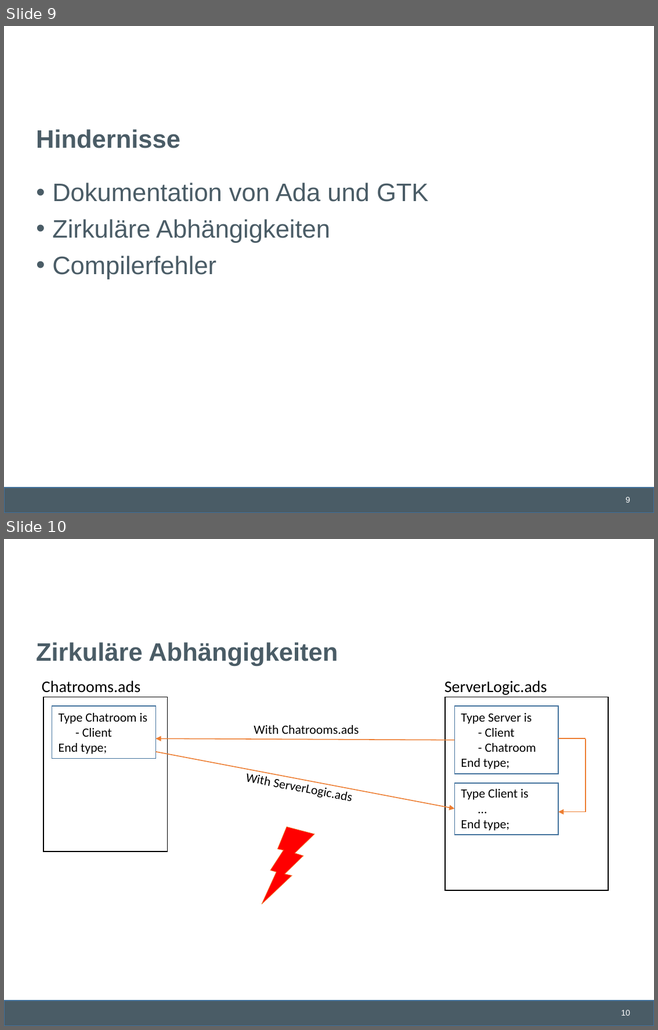
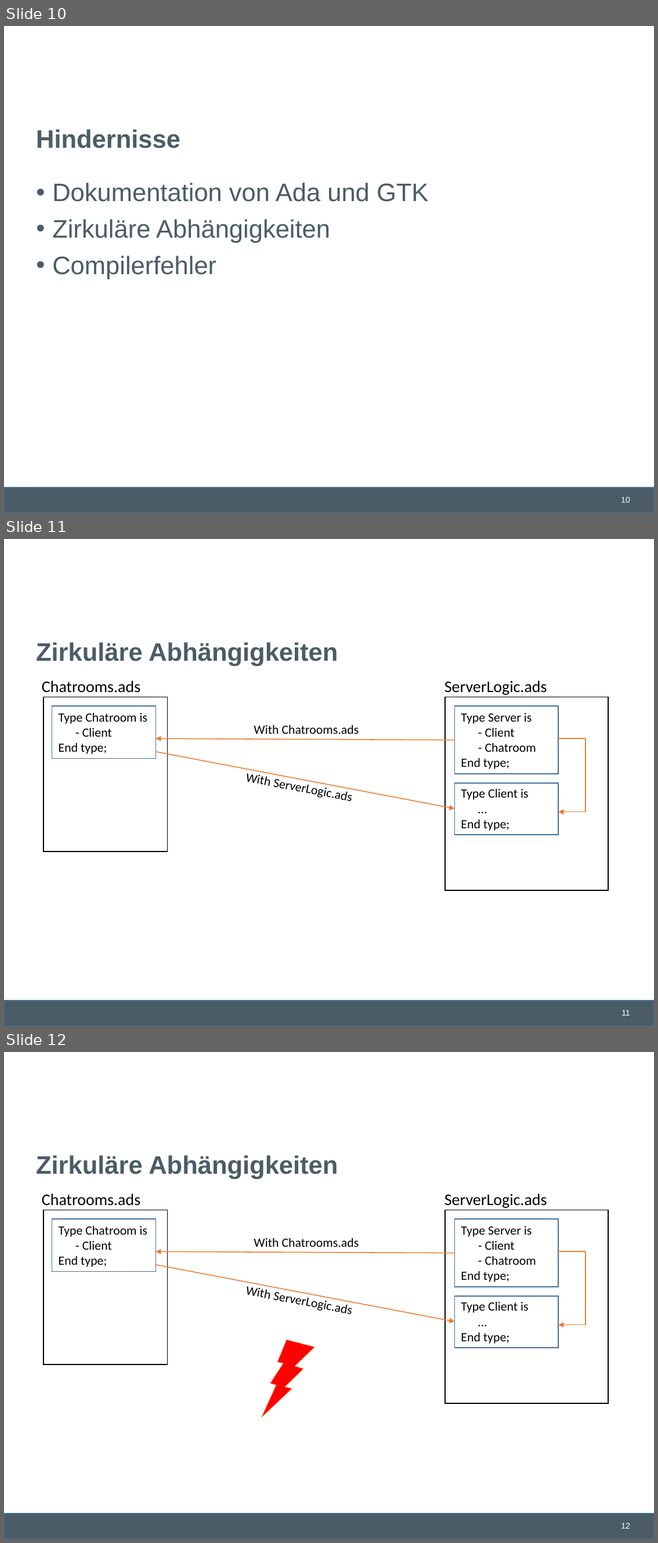
Before and after one commit to lschmischke/ADAChat, a slide deck: documentation/Ada Chat.pptx. Shown one above the other, each under a label of ours: slides 9 and 10 before the commit, slides 10, 11 and 12 after it. The pictures are 658x1030 and 658x1543 pixels, drawn with LibreOffice and Linux fonts; fonts in the diff are those of the drawing; background and template pictures are left out. Boxes give left, top, right and bottom in pixels: in the first picture for what was removed or moved away, otherwise in the second. Text is boxed around its words. In the diff, an @@ line names an element or a change of style, - is before the commit and + after.

Commit message:
Clientseitige Implementierungslogik eingeführt (unvollständig)

```diff
--- a/documentation/Ada Chat.pptx
+++ b/documentation/Ada Chat.pptx
@@ slide 11 added at (x1=4, y1=539, x2=654, y2=1026), background #FFFFFF; not listed: 2 template elements that a slide beside it also shows @@
@@ title added at (x1=36, y1=642, x2=338, y2=666), 28 pt, text #4A5C66, bold @@
+Zirkuläre Abhängigkeiten
@@ text added at (x1=42, y1=681, x2=140, y2=693), 18 pt, text #000000 @@
+Chatrooms.ads
@@ text added at (x1=444, y1=681, x2=547, y2=695), 18 pt, text #000000 @@
+ServerLogic.ads
@@ rectangle added at (x1=43, y1=697, x2=168, y2=852), outline #000000 1 pt @@
@@ rectangle added at (x1=52, y1=706, x2=156, y2=759), outline #43739E 1 pt @@
@@ rectangle added at (x1=445, y1=697, x2=608, y2=890), outline #000000 1 pt @@
@@ rectangle added at (x1=454, y1=706, x2=558, y2=773), outline #43739E 1 pt @@
@@ text added at (x1=59, y1=713, x2=148, y2=754), 14 pt, text #000000 @@
+Type Chatroom is
+- Client
+End type;
@@ text added at (x1=253, y1=725, x2=359, y2=734), 14 pt, text #000000 @@
+With Chatrooms.ads
@@ text added at (x1=460, y1=713, x2=536, y2=769), 14 pt, text #000000 @@
+Type Server is
+- Client
+- Chatroom
+End type;
@@ arrow added from (454, 740) to (155, 739), #ED7D31 1 pt @@
@@ line added from (558, 739) to (585, 739), #ED7D31 1 pt @@
@@ line added from (585, 739) to (585, 812), #ED7D31 1 pt @@
@@ arrow added from (155, 752) to (454, 809), #ED7D31 1 pt @@
@@ text added at (x1=317, y1=785, x2=351, y2=801), 14 pt, text #000000 @@
+With ServerLogic.ads
@@ rectangle added at (x1=454, y1=783, x2=558, y2=835), outline #43739E 1 pt @@
@@ text added at (x1=460, y1=789, x2=528, y2=831), 14 pt, text #000000 @@
+Type Client is
+…
+End type;
@@ arrow added from (585, 812) to (558, 812), #ED7D31 1 pt @@
@@ what was slide 9 is now slide 10 @@
@@ page number at (x1=621, y1=497, x2=630, y2=503): text changed @@
-9
+10
@@ what was slide 10 is now slide 12 @@
@@ page number at (x1=621, y1=1523, x2=630, y2=1529): text changed @@
-10
+12
```
Also in this commit, not shown: 1 other slide added.
